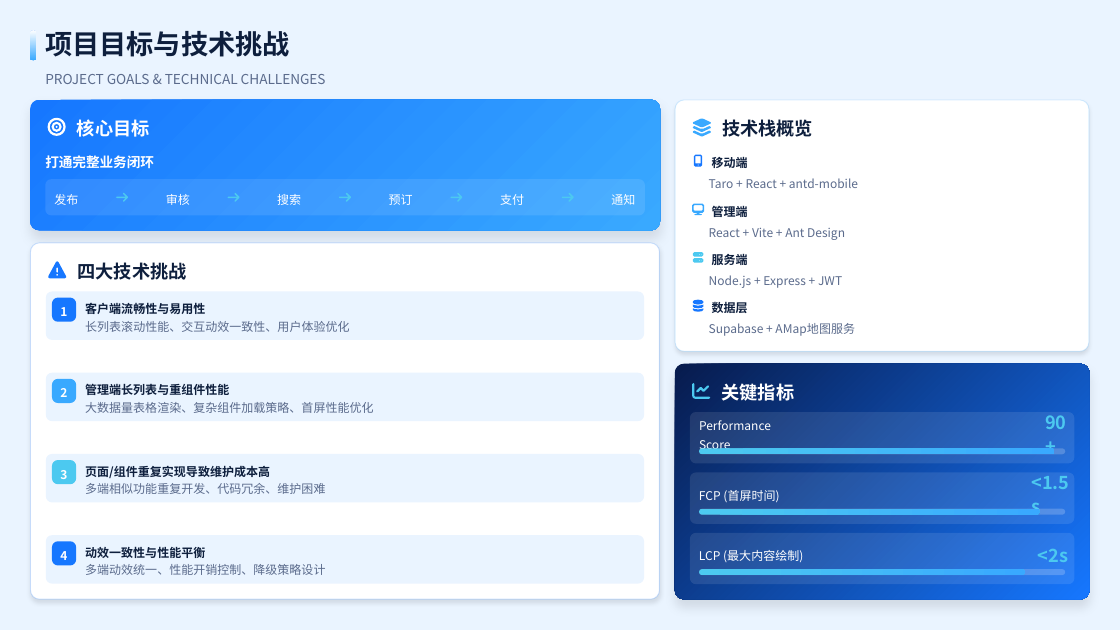
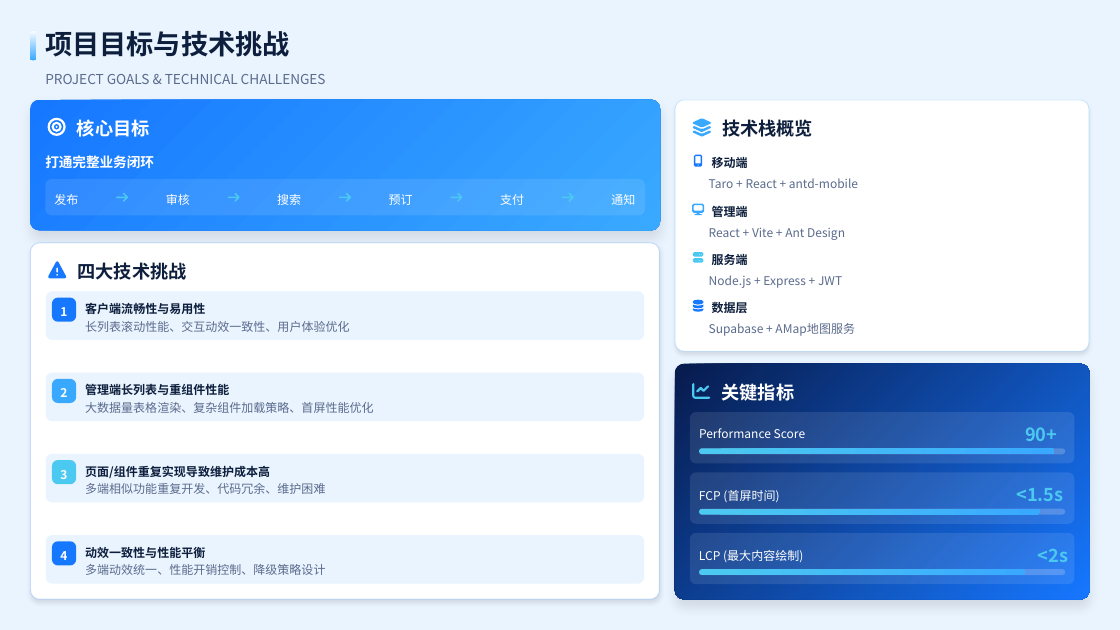
Before and after one commit to chendingya/EaseStay, a slide deck: slide 3 of docs/易宿酒店预订平台 - 三端架构设计与技术实现_修订版.pptx. Drawn at 1120x630 pixels with LibreOffice and Linux fonts; fonts in the diff are those of the drawing. Boxes give left, top, right and bottom in pixels: in the first picture for what was removed or moved away, otherwise in the second. Text is boxed around its words. In the diff, an @@ line names an element or a change of style, - is before the commit and + after.

```diff
--- a/docs/易宿酒店预订平台 - 三端架构设计与技术实现_修订版.pptx
+++ b/docs/易宿酒店预订平台 - 三端架构设计与技术实现_修订版.pptx
@@ text "Performance Score" rewrapped from (x1=699, y1=420, x2=771, y2=453) to (x1=699, y1=428, x2=805, y2=438) @@
@@ text "90+" rewrapped from (x1=1045, y1=415, x2=1066, y2=429) to (x1=1025, y1=427, x2=1057, y2=441) @@
@@ text "<1.5s" rewrapped from (x1=1031, y1=476, x2=1069, y2=489) to (x1=1016, y1=488, x2=1063, y2=501) @@
```
Also in this commit, not shown: 2 other slides changed, 1 slide removed, 20 other files.
